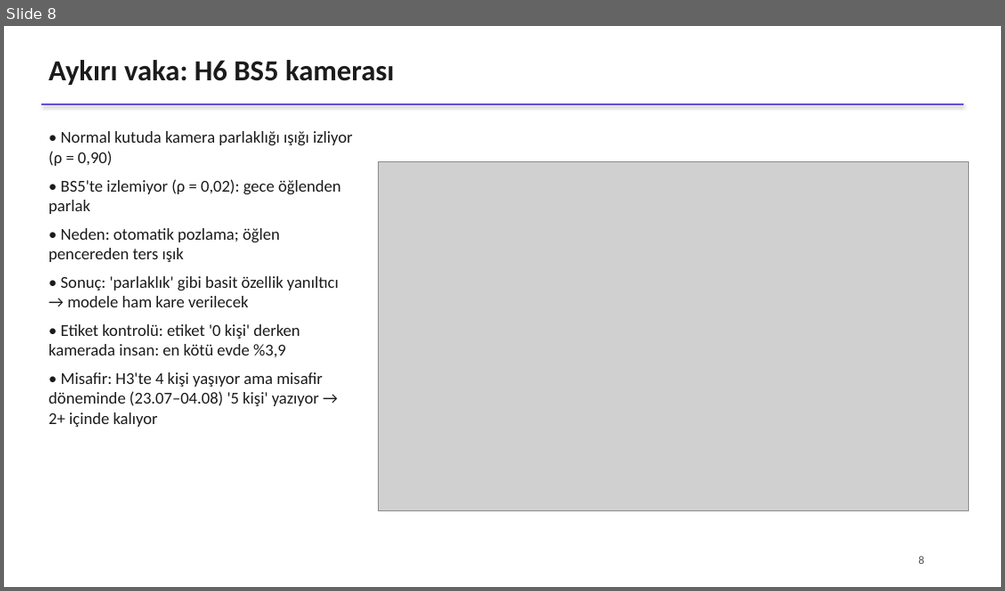
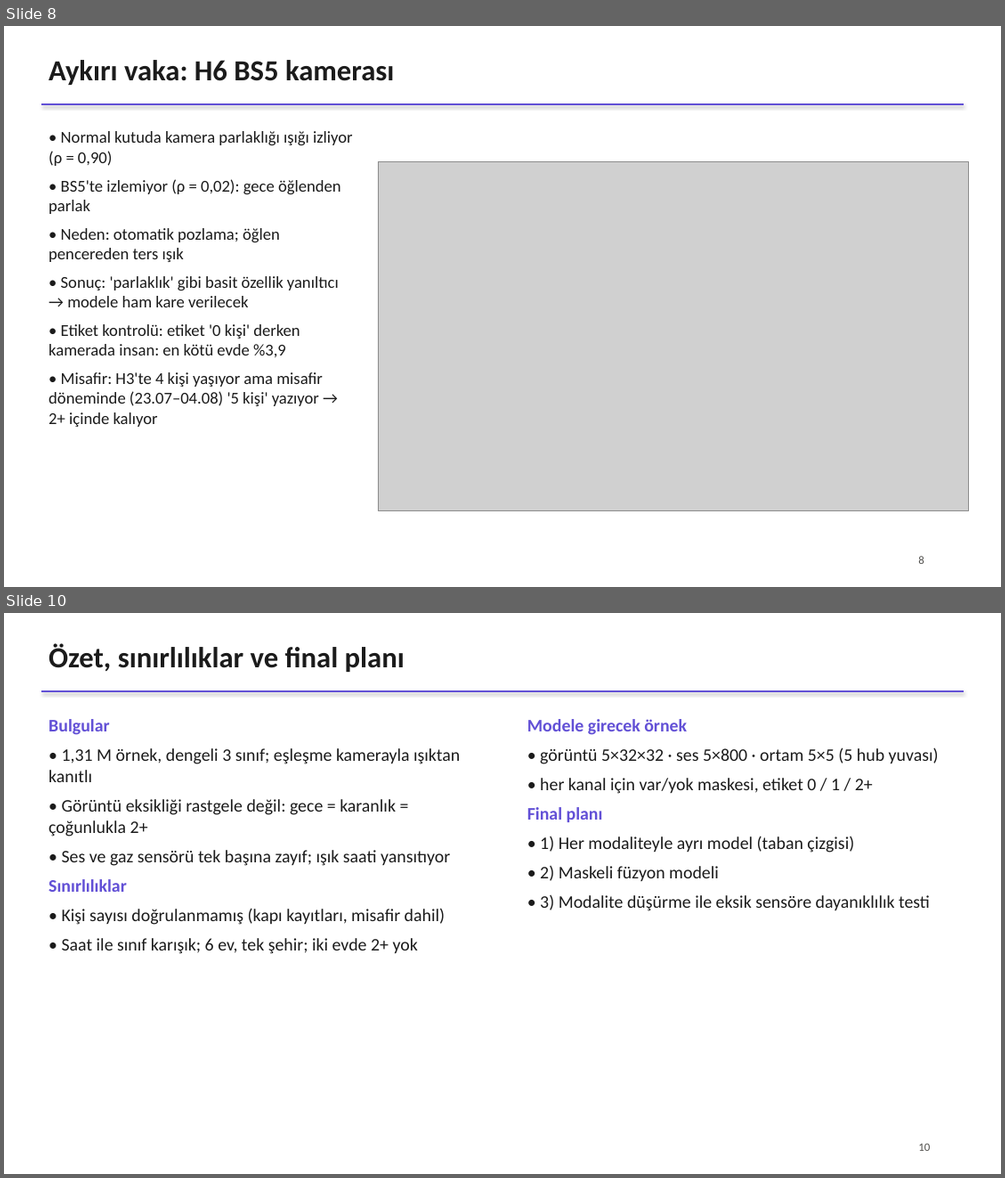
Before and after one commit to ksilverstone/hpdmobile-doluluk-tespiti, a slide deck: reports/sunum.pptx. Shown one above the other, each under a label of ours: slide 8 before the commit, slides 8 and 10 after it; the slides between them are not shown. The pictures are 1005x591 and 1005x1178 pixels, drawn with LibreOffice and Linux fonts; fonts in the diff are those of the drawing; grey boxes stand for pictures. Boxes give left, top, right and bottom in pixels: in the first picture for what was removed or moved away, otherwise in the second. Text is boxed around its words. In the diff, an @@ line names an element or a change of style, - is before the commit and + after.

```diff
--- a/reports/sunum.pptx
+++ b/reports/sunum.pptx
@@ slide 10 added at bbox=[4, 613, 1001, 1174], background #FFFFFF @@
@@ text added at bbox=[48, 644, 404, 672], 28 pt, text #1B1B1B, bold @@
+Özet, sınırlılıklar ve final planı
@@ line added from (41, 691) to (963, 691), #6250D6 2 pt @@
@@ text added at bbox=[48, 719, 460, 954], 17 pt, text #1B1B1B @@
+Bulgular
+• 1,31 M örnek, dengeli 3 sınıf; eşleşme kamerayla ışıktan kanıtlı
+• Görüntü eksikliği rastgele değil: gece = karanlık = çoğunlukla 2+
+• Ses ve gaz sensörü tek başına zayıf; ışık saati yansıtıyor
+Sınırlılıklar
+• Kişi sayısı doğrulanmamış (kapı kayıtları, misafir dahil)
+• Saat ile sınıf karışık; 6 ev, tek şehir; iki evde 2+ yok
@@ text added at bbox=[527, 719, 938, 911], 17 pt, text #1B1B1B @@
+Modele girecek örnek
+• görüntü 5×32×32 · ses 5×800 · ortam 5×5 (5 hub yuvası)
+• her kanal için var/yok maskesi, etiket 0 / 1 / 2+
+Final planı
+• 1) Her modaliteyle ayrı model (taban çizgisi)
+• 2) Maskeli füzyon modeli
+• 3) Modalite düşürme ile eksik sensöre dayanıklılık testi
@@ text added at bbox=[918, 1143, 930, 1151], 11 pt, text #52514E @@
+10
```
Also in this commit, not shown: 2 slides changed, 1 other file.
